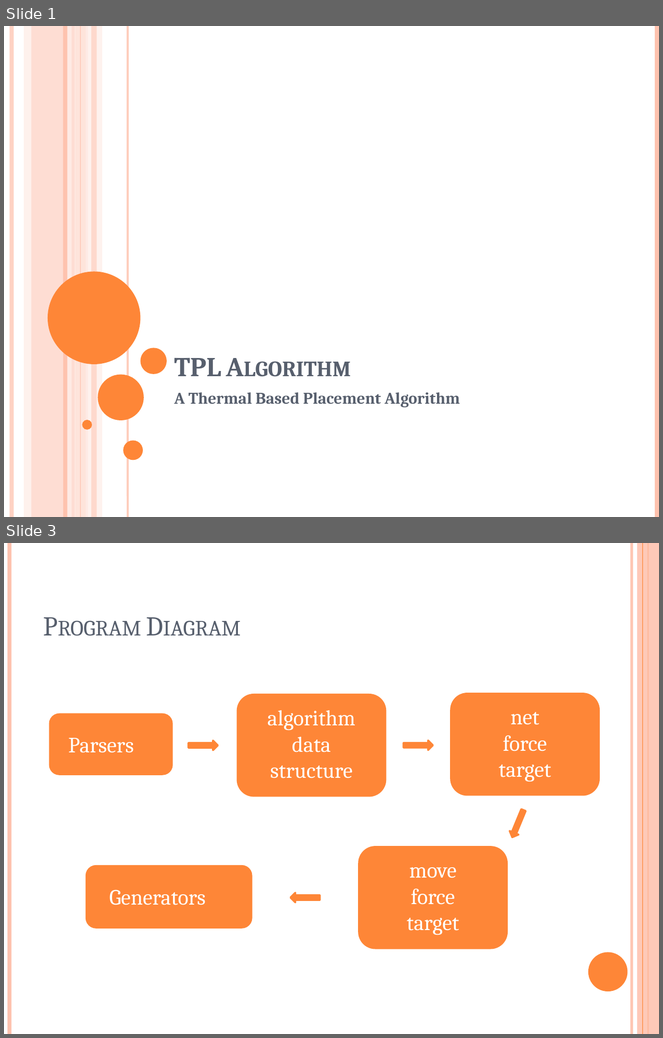
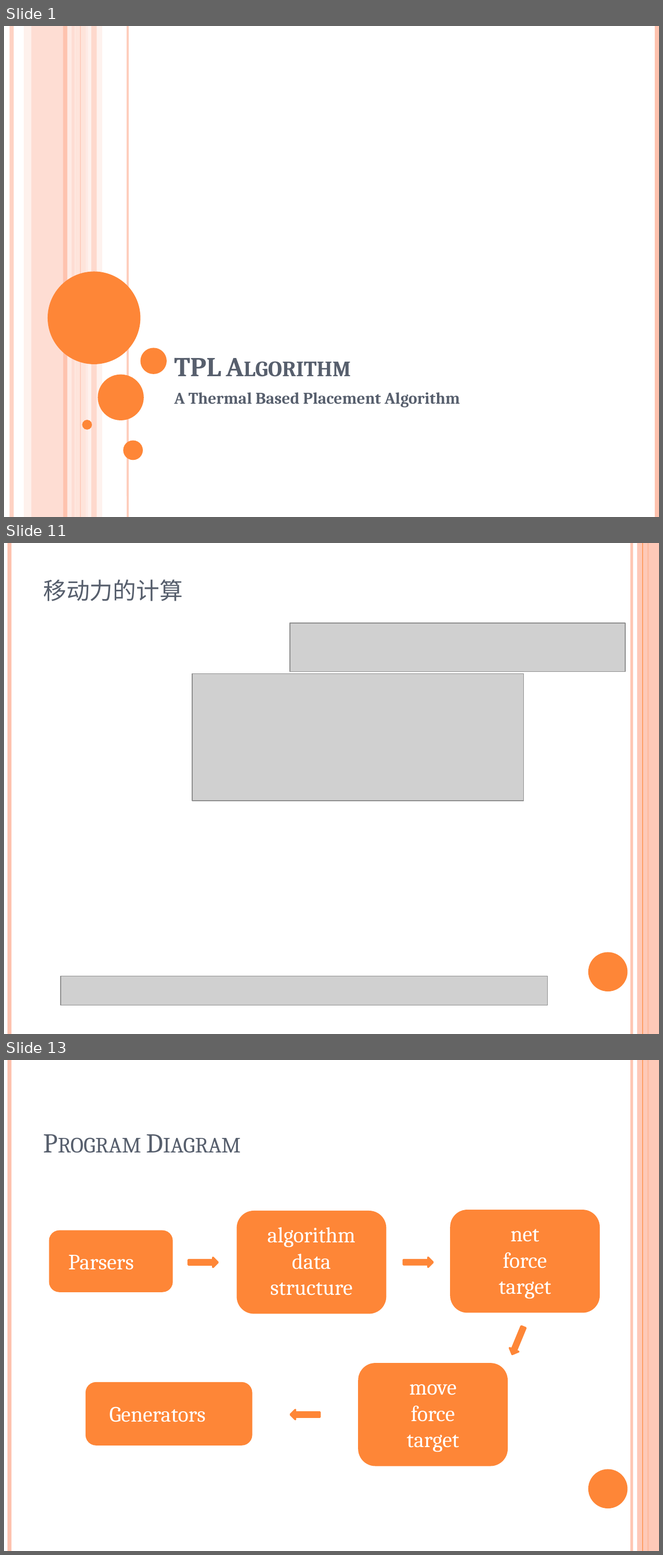
Before and after one commit to marcusgao94/TPL, a slide deck: doc/TPL.pptx. Shown one above the other, each under a label of ours: slides 1 and 3 before the commit, slides 1, 11 and 13 after it; the slides between them are not shown. The pictures are 663x1038 and 663x1555 pixels, drawn with LibreOffice and Linux fonts; fonts in the diff are those of the drawing; grey boxes stand for pictures. Boxes give left, top, right and bottom in pixels: in the first picture for what was removed or moved away, otherwise in the second. Text is boxed around its words. In the diff, an @@ line names an element or a change of style, - is before the commit and + after.

```diff
--- a/doc/TPL.pptx
+++ b/doc/TPL.pptx
@@ slide 11 added at (4,543,659,1034), background #FFFFFF; not listed: 6 template elements that a slide beside it also shows @@
@@ title added at (43,579,182,601), 32 pt, text #575F6D, small capitals @@
+移动力的计算
@@ picture added at (291,623,626,671) @@
@@ picture added at (192,674,523,800) @@
@@ picture added at (61,977,548,1006) @@
@@ what was slide 3 is now slide 13 @@
```
Also in this commit, not shown: 1 slide changed, 10 other slides added, 10 slides removed.
